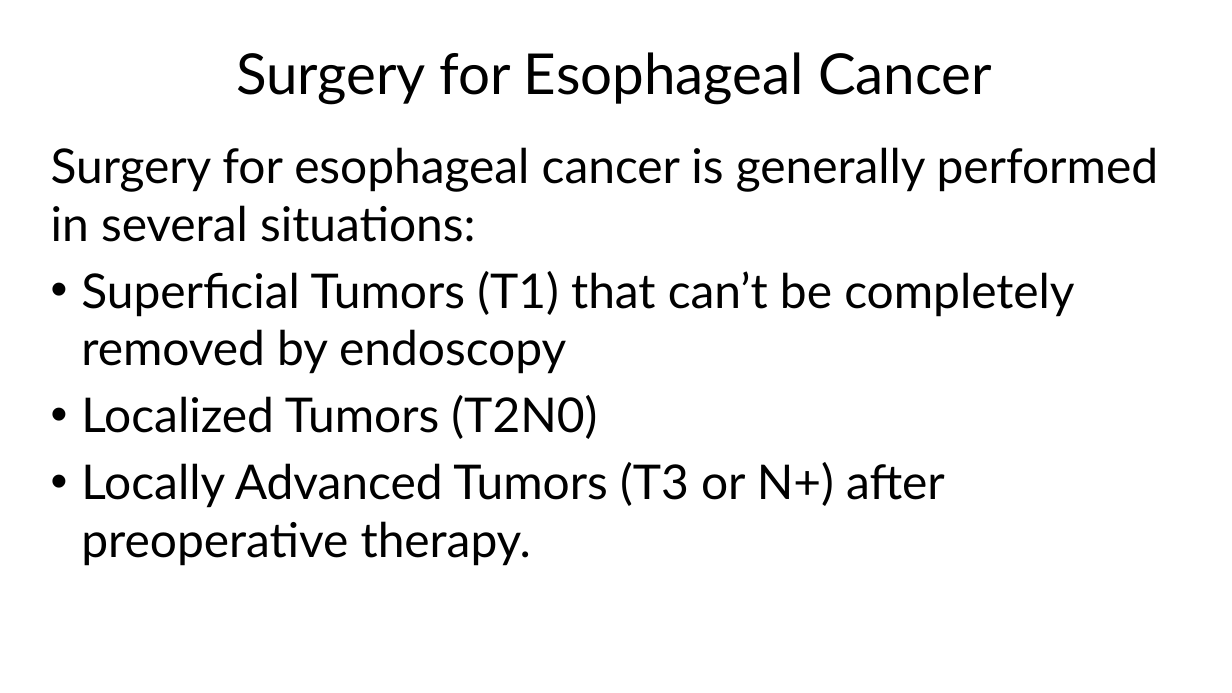
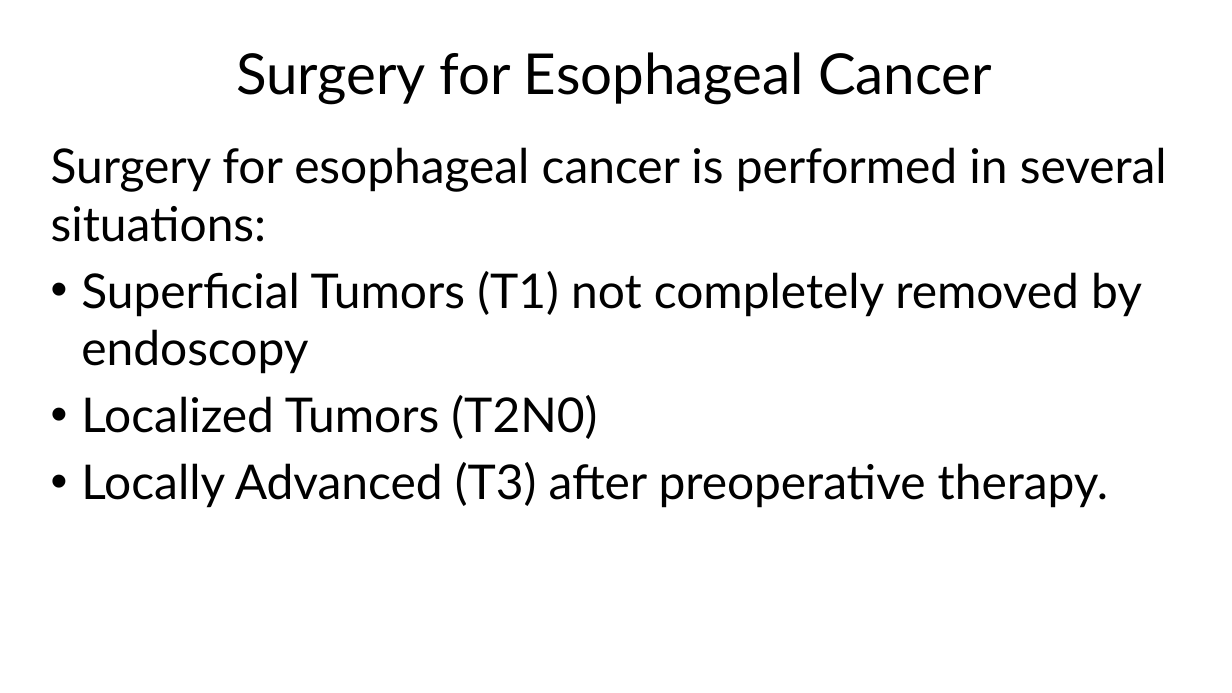
Before and after one commit to jcsalo/patient_education, a slide deck: slide 2 of lci_surgery.pptx. Drawn at 1232x693 pixels with LibreOffice and Linux fonts; fonts in the diff are those of the drawing. Boxes give left, top, right and bottom in pixels: in the first picture for what was removed or moved away, otherwise in the second. Text is boxed around its words. In the diff, an @@ line names an element or a change of style, - is before the commit and + after.

```diff
--- a/lci_surgery.pptx
+++ b/lci_surgery.pptx
@@ text at box(51, 147, 1167, 374): text changed @@
-Surgery for esophageal cancer is generally performed in several situations:
-• Superficial Tumors (T1) that can’t be completely removed by endoscopy
+Surgery for esophageal cancer is performed in several situations:
+• Superficial Tumors (T1) not completely removed by endoscopy
@@ text at box(81, 462, 1108, 508): text changed @@
-• Locally Advanced Tumors (T3 or N+) after preoperative therapy.
+• Locally Advanced (T3) after preoperative therapy.
```
Also in this commit, not shown: 4 other slides changed, 50 other files.
